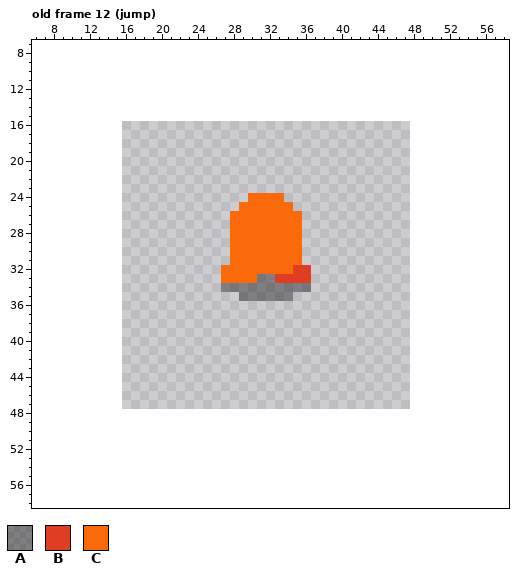
Two versions of one pixel-art file, assets/entities/stomper.aseprite. The first picture shows the starting point.
32x32 pixels, 20 frames. Shown: old frame 12 (jump): x 6..58, y 7..58. The old version is drawn lined up with the new one, on the new canvas. The commit also changed other frames, which this record leaves out.
Visible layers, top first: "Layer 1", "dust", "stomper", "shadow" opacity 39%.
Palette (. is transparent): A #06060864  B #df3e23  C #fa6a0a
Pixels before, old frame 12 (jump) (only the part around the change), first column x 21:
11 ...........................
12 ...........................
13 ...........................
14 ...........................
15 ...........................
16 ...........................
17 ...........................
18 ...........................
19 ...........................
20 ...........................
21 ...........................
22 ...........................
23 ...........................
24 .........CCCC..............
25 ........CCCCCC.............
26 .......CCCCCCCC............
27 .......CCCCCCCC............
28 .......CCCCCCCC............
29 .......CCCCCCCC............
30 .......CCCCCCCC............
31 .......CCCCCCCC............
32 ......CCCCCCCCBB...........
33 ......CCCCAABBBB...........
34 ......AAAAAAAAAA...........
35 ........AAAAAA.............
36 ...........................
37 ...........................
38 ...........................
39 ...........................
40 ...........................
41 ...........................
42 ...........................
43 ...........................
44 ...........................
45 ...........................
46 ...........................
47 ...........................
New version:
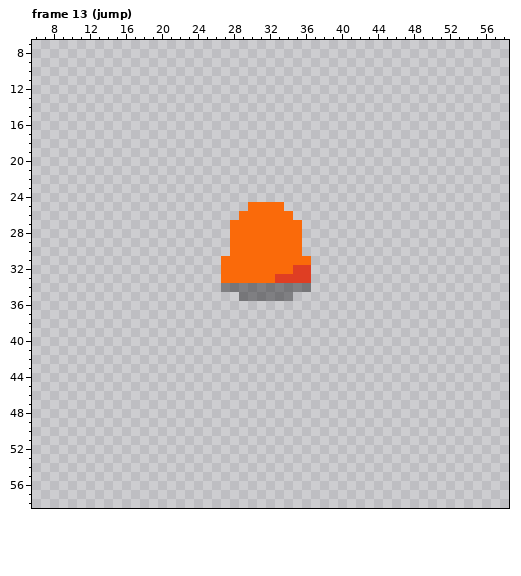
A new or re-ordered frame is compared with the old frame closest to it.
Changes in this commit:
canvas 32x32 -> 64x64, the old top-left corner now at 16,16
frames re-ordered
Frame 13 (jump) against old frame 12 (jump):
y 24: x 30..33 CCCC -> ....
y 25: x 29 C -> .; x 34 C -> .
y 26: x 28 C -> .; x 35 C -> .
y 31: x 27 . -> C; x 36 . -> C
y 33: x 31..32 AA -> CC
Boxes around the changes in both pictures, in picture pixels (x1, y1, x2, y2):
erased: (230, 193, 302, 220)
changed: (221, 256, 275, 283)
added: (302, 256, 311, 265)
